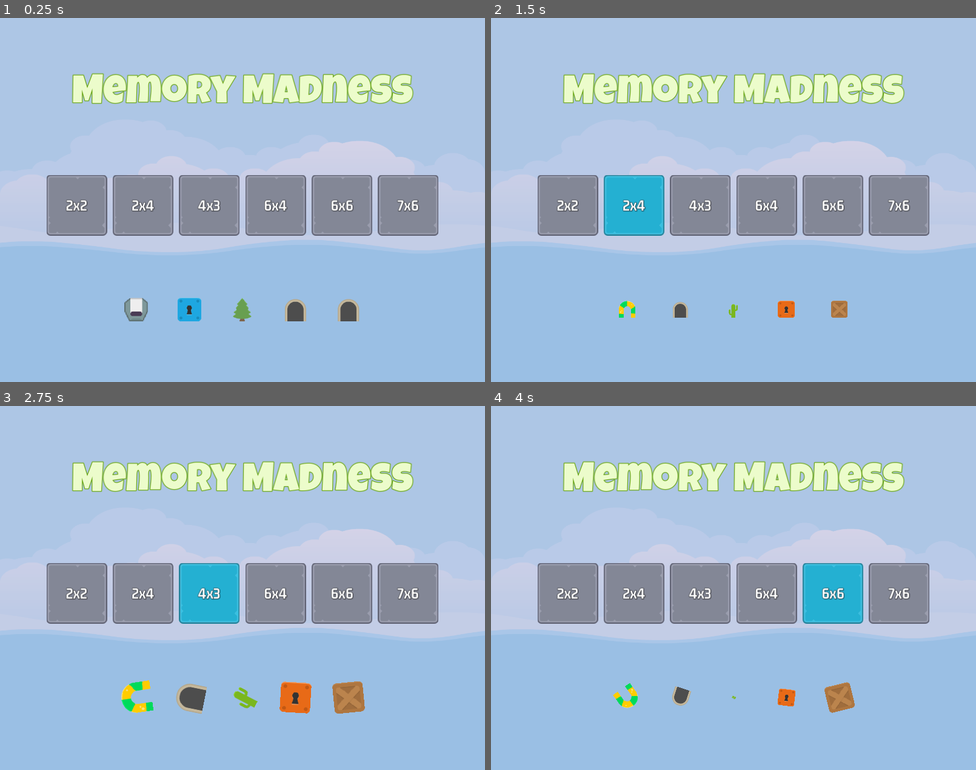
Above: before the commit, frames 1-4 (two rows, left to right).
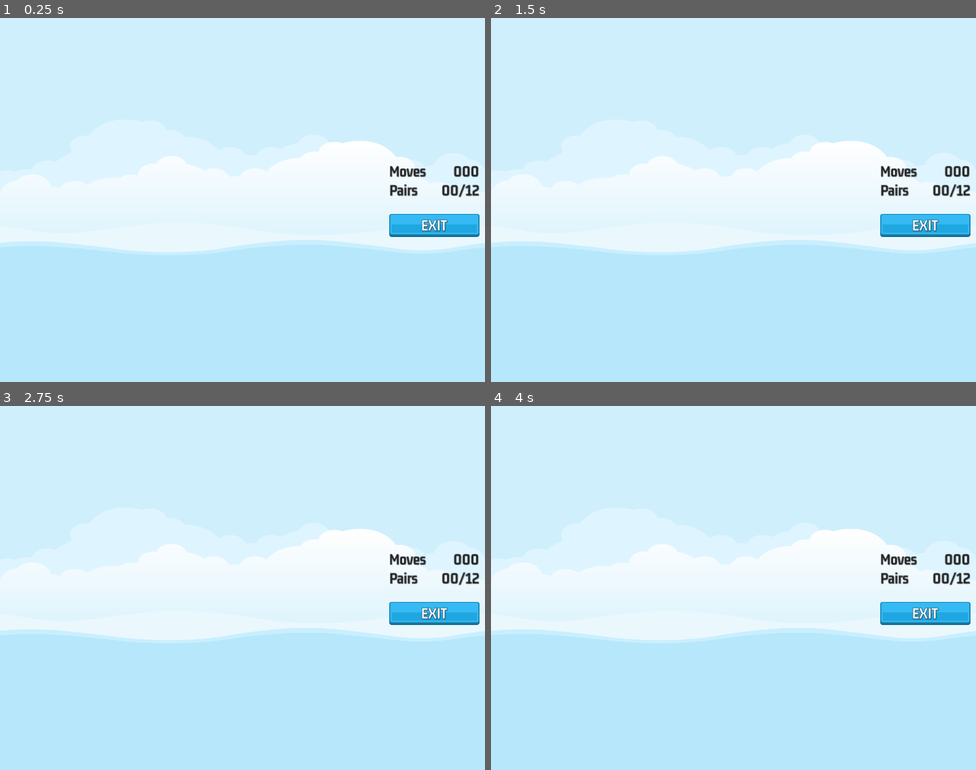
Above: after the commit, the same moments.

Repository: niamh-d/godot-memory-madness
Game: Godot game, scene res://scenes/master/master.tscn
The game is run twice, just before and just after one commit, with the same random seed, the same clock (stepped at 60 frames per second) and the same inputs.
Inputs (mouse positions are in pixels of both pictures, inside the frame that each line leads up to):
- Up to frame 1 (0.25 s): no input
- Up to frame 2 (1.5 s): click (568, 203) at 0.5 s, where only the run before the commit has a clickable "2x2"; click (631, 203) at 1.25 s, where only the run before the commit has a clickable "2x4"
- Up to frame 3 (2.75 s): click (208, 591) at 2 s, where only the run before the commit has a clickable "4x3"
- Up to frame 4 (4 s): click (767, 591) at 2.75 s, where only the run before the commit has a clickable "6x4"; click (835, 591) at 3.5 s, where only the run before the commit has a clickable "6x6"

The runs differ from the first frame. In frame 1, 100% of the frame differs, in the area x 0-100%, y 0-100%; in frame 2, 100%; in frame 3, 100%; in frame 4, 100%.

Commit message:
game scene

Diff:
--- /dev/null
+++ b/scenes/game/game.tscn
@@ -0,0 +1,100 @@
+[gd_scene load_steps=5 format=3 uid="uid://deiecu1v05ota"]
+
+[ext_resource type="LabelSettings" uid="uid://efdir2vdny11" path="res://assets/GM_32_Dark.tres" id="1_bm1cw"]
+[ext_resource type="Texture2D" uid="uid://brfakb4sush26" path="res://assets/ui/blue_button00.png" id="2_0nxfe"]
+[ext_resource type="Texture2D" uid="uid://c1ka0c4eh5l7e" path="res://assets/ui/green_button00.png" id="3_u1a3b"]
+[ext_resource type="LabelSettings" uid="uid://bb630qrhxr0ef" path="res://assets/GM_32_White.tres" id="4_k70sa"]
+
+[node name="Game" type="Control"]
+layout_mode = 3
+anchors_preset = 15
+anchor_right = 1.0
+anchor_bottom = 1.0
+grow_horizontal = 2
+grow_vertical = 2
+
+[node name="HB" type="HBoxContainer" parent="."]
+layout_mode = 1
+anchors_preset = 15
+anchor_right = 1.0
+anchor_bottom = 1.0
+grow_horizontal = 2
+grow_vertical = 2
+
+[node name="MC" type="MarginContainer" parent="HB"]
+layout_mode = 2
+size_flags_horizontal = 3
+theme_override_constants/margin_left = 12
+theme_override_constants/margin_top = 12
+theme_override_constants/margin_right = 12
+theme_override_constants/margin_bottom = 12
+
+[node name="GridContainer" type="GridContainer" parent="HB/MC"]
+layout_mode = 2
+size_flags_horizontal = 4
+size_flags_vertical = 4
+
+[node name="MC2" type="MarginContainer" parent="HB"]
+custom_minimum_size = Vector2(200, 0)
+layout_mode = 2
+theme_override_constants/margin_right = 12
+
+[node name="VB" type="VBoxContainer" parent="HB/MC2"]
+layout_mode = 2
+size_flags_vertical = 4
+
+[node name="HB" type="HBoxContainer" parent="HB/MC2/VB"]
+layout_mode = 2
+
+[node name="Label" type="Label" parent="HB/MC2/VB/HB"]
+layout_mode = 2
+size_flags_horizontal = 3
+text = "Moves"
+label_settings = ExtResource("1_bm1cw")
+vertical_alignment = 1
+
+[node name="LabelMoves" type="Label" parent="HB/MC2/VB/HB"]
+layout_mode = 2
+text = "000"
+label_settings = ExtResource("1_bm1cw")
+horizontal_alignment = 2
+vertical_alignment = 1
+
+[node name="HB2" type="HBoxContainer" parent="HB/MC2/VB"]
+layout_mode = 2
+
+[node name="Label" type="Label" parent="HB/MC2/VB/HB2"]
+layout_mode = 2
+size_flags_horizontal = 3
+text = "Pairs"
+label_settings = ExtResource("1_bm1cw")
+vertical_alignment = 1
+
+[node name="LabelPairs" type="Label" parent="HB/MC2/VB/HB2"]
+layout_mode = 2
+text = "00/12"
+label_settings = ExtResource("1_bm1cw")
+horizontal_alignment = 2
+vertical_alignment = 1
+
+[node name="Spacer" type="Control" parent="HB/MC2/VB"]
+custom_minimum_size = Vector2(0, 24)
+layout_mode = 2
+
+[node name="ExitButton" type="TextureButton" parent="HB/MC2/VB"]
+layout_mode = 2
+size_flags_horizontal = 4
+texture_normal = ExtResource("2_0nxfe")
+texture_pressed = ExtResource("3_u1a3b")
+
+[node name="Label" type="Label" parent="HB/MC2/VB/ExitButton"]
+layout_mode = 1
+anchors_preset = 15
+anchor_right = 1.0
+anchor_bottom = 1.0
+grow_horizontal = 2
+grow_vertical = 2
+text = "EXIT"
+label_settings = ExtResource("4_k70sa")
+horizontal_alignment = 1
+vertical_alignment = 1
--- a/scenes/master/master.tscn
+++ b/scenes/master/master.tscn
@@ -1,8 +1,9 @@
-[gd_scene load_steps=4 format=3 uid="uid://bg4752q5ammuc"]
+[gd_scene load_steps=5 format=3 uid="uid://bg4752q5ammuc"]
 
 [ext_resource type="Script" path="res://scenes/master/master.gd" id="1_8ssjv"]
 [ext_resource type="Texture2D" uid="uid://byw56hev87c1k" path="res://assets/images/backgroundEmpty.png" id="1_wiqyg"]
 [ext_resource type="PackedScene" uid="uid://dwwu4mshqkp7o" path="res://scenes/main/main.tscn" id="3_njkgk"]
+[ext_resource type="PackedScene" uid="uid://deiecu1v05ota" path="res://scenes/game/game.tscn" id="4_sypbp"]
 
 [node name="Master" type="CanvasLayer"]
 script = ExtResource("1_8ssjv")
@@ -17,3 +18,6 @@
 expand_mode = 1
 
 [node name="Main" parent="." instance=ExtResource("3_njkgk")]
+visible = false
+
+[node name="Game" parent="." instance=ExtResource("4_sypbp")]
